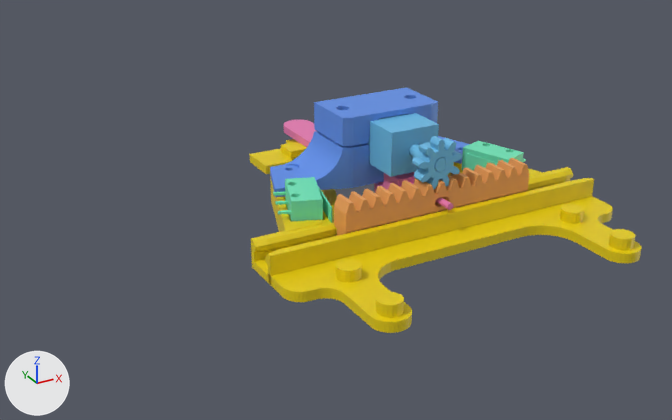
The Blender file weichenmotor.blend as it was, and as the next commit left it.
One viewpoint serves both versions: a camera (50 mm lens) standing at (-106.8, -152.8, 80.4) and looking at (-14.5, 15.1, -3.6). The axes (+X, +Y, +Z) are drawn at lower left. The lights are the same throughout. The picture after the commit comes second.

Names of what the first picture shows: 'Cube.004', 'Cube.008', 'Cube.009', 'Cube.011', 'Cylinder', 'Cylinder.013', 'Rack_M1_Pa20_Z15', 'guiderail', 'motor-gear', 'motor-housing.001', 'switch', 'switch.001' and 10 more.
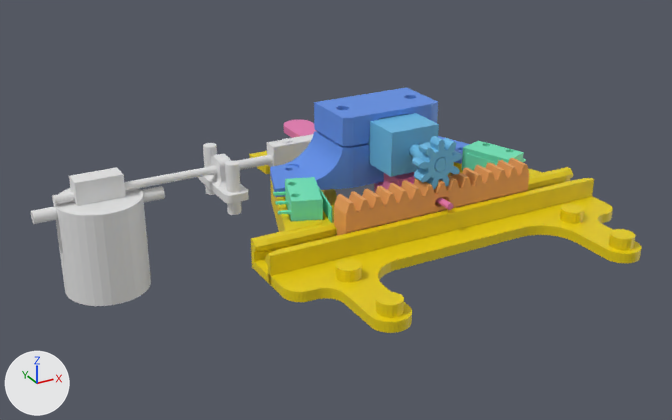
Where the newer file only moved an object's origin or applied its transform, the numbers keep the older frame.

The change, as a diff of the scene's bpy script:
```diff
--- a/weichenmotor.blend.py
+++ b/weichenmotor.blend.py
@@ me_cube_015 @@
+me_cube_015.from_pydata([(-1.38, -1.0, -1.1), (-1.38, -1.67, 2.5), (-1.38, 1.0, -1.1), (-1.38, 1.67, 2.5), (1.38, -1.0, -1.1), (1.38, -1.67, 2.5), (1.38, 1.0, -1.1), (1.38, 1.67, 2.5)], [], [(0, 1, 3, 2), (2, 3, 7, 6), (6, 7, 5, 4), (4, 5, 1, 0), (2, 6, 4, 0), (7, 3, 1, 5)])
@@ me_cylinder_031 @@
+me_cylinder_031 = me_cylinder_040.copy(); me_cylinder_031.name = 'Cylinder.031'
@@ ob_cylinder_032 @@
+ob_cylinder_032 = bpy.data.objects.new('Cylinder.032', me_cylinder_054)  # a 32-sided cylinder along z spanning x -1.5..1.5, y -1.5..1.5, z -5.0..5.0
+ob_cylinder_032.location = (-60.0, 44.0, -3.7)
+ob_cylinder_032.rotation_euler = (0.0, -1.571, 0.0)  # degrees (0, -90, 0)
+ob_cylinder_032.scale = (1.0, 1.0, 3.0)
@@ ob_inset_point_connector_001 @@
+ob_inset_point_connector_001 = bpy.data.objects.new('inset-point-connector.001', me_cube_032)  # a box spanning x -1.4..1.4, y -1.7..1.7, z 0.5..25.0; in mat_arm_connector (white #e7e7e7); modifiers BOOLEAN, BOOLEAN
+ob_inset_point_connector_001.location = (-60.0, 44.0, -21.5)
+ob_inset_point_connector_001.scale = (4.0, 1.5, 1.0)
@@ ob_inset_point_connector @@
+ob_inset_point_connector = bpy.data.objects.new('inset-point-connector', me_cube_015)
+ob_inset_point_connector.location = (-60.0, 44.0, -23.5)
+ob_inset_point_connector.scale = (4.0, 1.5, 1.0)
@@ ob_board_inset @@
+ob_board_inset = bpy.data.objects.new('board-inset', me_cylinder_001_1)  # a 32-sided cylinder along z spanning x -9.9..9.9, y -9.9..9.9, z -9.5..13.0; in mat_arm_connector (white #e7e7e7); modifiers BOOLEAN, BOOLEAN
+ob_board_inset.location = (-60.0, 44.0, -15.0)
@@ ob_cylinder_028 @@
+ob_cylinder_028 = bpy.data.objects.new('Cylinder.028', me_cylinder_040)  # a 16-sided cylinder along z spanning x -1.5..1.5, y -1.5..1.5, z -1.25..1.25
+ob_cylinder_028.location = (-30.0, 44.0, -0.5)
+ob_cylinder_028.rotation_euler = (0.0, 1.571, 0.0)  # degrees (0, 90, 0)
+ob_cylinder_028.scale = (0.72, 0.72, 2.5)
@@ ob_cylinder_027 @@
+ob_cylinder_027 = bpy.data.objects.new('Cylinder.027', me_cylinder_031)
+ob_cylinder_027.location = (-30.0, 37.0, -3.0)
+ob_cylinder_027.scale = (1.1, 1.1, 5.0)
@@ ob_cylinder_026 @@
+ob_cylinder_026 = bpy.data.objects.new('Cylinder.026', me_cylinder_031)
+ob_cylinder_026.location = (-30.0, 51.0, -3.0)
+ob_cylinder_026.scale = (1.1, 1.1, 5.0)
@@ ob_m2_melt_insert @@
+ob_m2_melt_insert = bpy.data.objects.new('m2-melt-insert', me_cylinder_009)  # a 16-sided cylinder along z spanning x -1.25..1.25, y -1.25..1.25, z -1.25..1.75
+ob_m2_melt_insert.location = (-12.5, 44.0, 2.0)
@@ ob_rod_cutout @@
+ob_rod_cutout = bpy.data.objects.new('rod-cutout', me_cylinder_007)  # 32 vertices, 18 faces; spans x -1.0..1.0, y -1.0..1.0, z -10.0..10.0; in mat_arm_connector (white #e7e7e7)
+ob_rod_cutout.location = (-18.0, 44.0, -0.5)
+ob_rod_cutout.rotation_euler = (0.0, 1.571, 0.0)  # degrees (0, 90, 0)
+ob_rod_cutout.scale = (1.2, 1.2, 1.0)
@@ ob_guide @@
+ob_guide = bpy.data.objects.new('guide', me_cube_022)  # 24 vertices, 20 faces; spans x -3.0..3.0, y -10.0..10.0, z -1.0..7.0; in mat_arm_connector (white #e7e7e7); modifiers BEVEL, BOOLEAN
+ob_guide.location = (-30.0, 44.0, -4.5)
@@ ob_rod @@
+ob_rod = bpy.data.objects.new('rod', me_cylinder_002)  # 32 vertices, 18 faces; spans x -1.0..1.0, y -1.0..1.0, z -52.0..10.0; in mat_arm_connector (white #e7e7e7)
+ob_rod.location = (-18.0, 44.0, -0.5)
+ob_rod.rotation_euler = (0.0, 1.571, 0.0)  # degrees (0, 90, 0)
@@ ob_arm_connector @@
+ob_arm_connector = bpy.data.objects.new('arm-connector', me_cube_004)  # a box spanning x -17.0..2.0, y -2.0..2.0, z -2.0..3.8; in mat_arm_connector (white #e7e7e7); modifiers BOOLEAN
+ob_arm_connector.location = (0.0, 44.0, -0.5)
```

Changed parts and their boxes [x1, y1, x2, y2] in the pictures (672 x 420 px):
'board-inset', added: after [53, 188, 151, 306]
'inset-point-connector.001', added: after [69, 167, 126, 206]
'guide', added: after [198, 154, 249, 204]
'rod', added: after [52, 167, 211, 204]
'arm-connector', added: after [267, 134, 314, 167]
'Cylinder.032', added: after [31, 186, 165, 224]
'Cylinder.027', added: after [225, 161, 241, 215]
'rod-cutout', added: after [237, 155, 273, 170]
'Cylinder.026', added: after [203, 143, 217, 195]
'Cylinder.028', added: after [208, 165, 217, 175]
'm2-melt-insert', added: after [282, 138, 292, 144]
